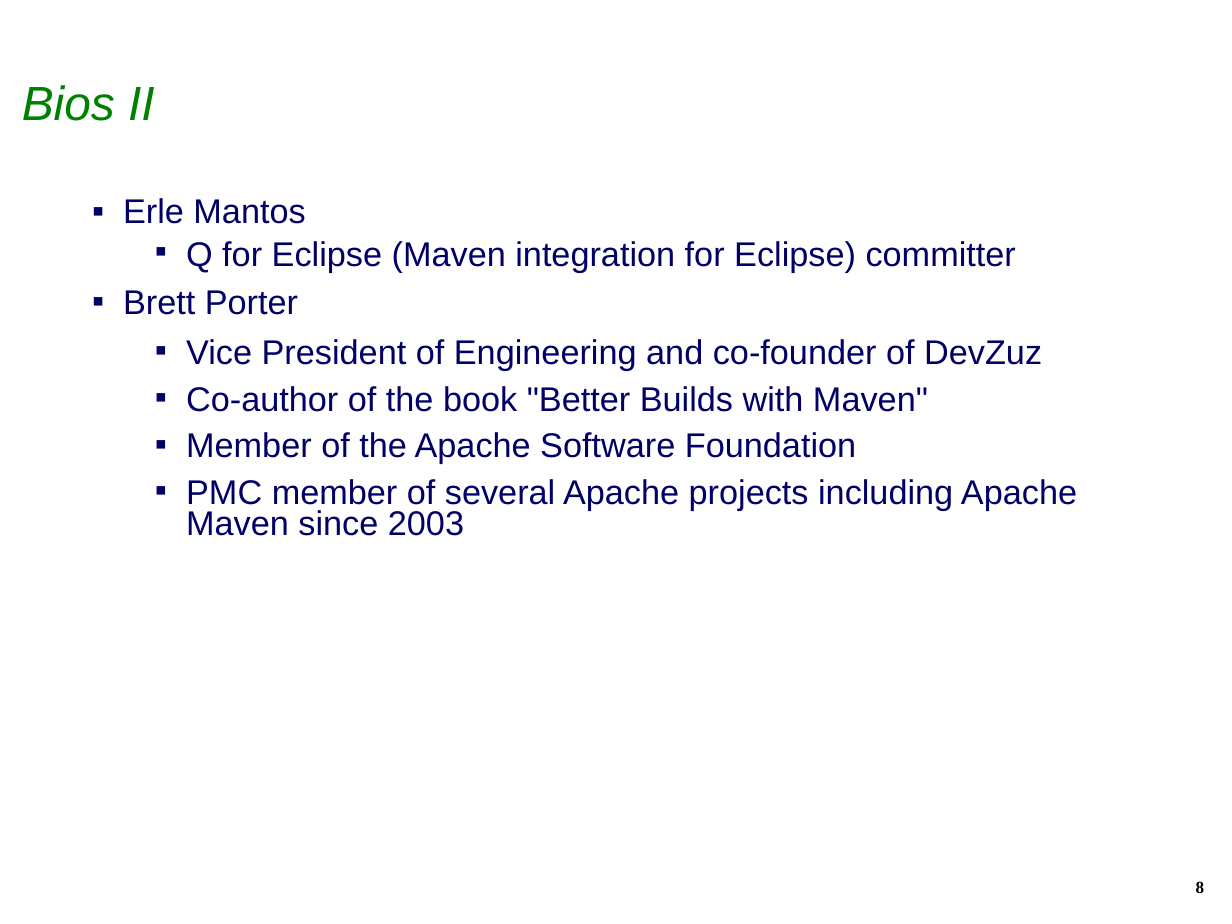
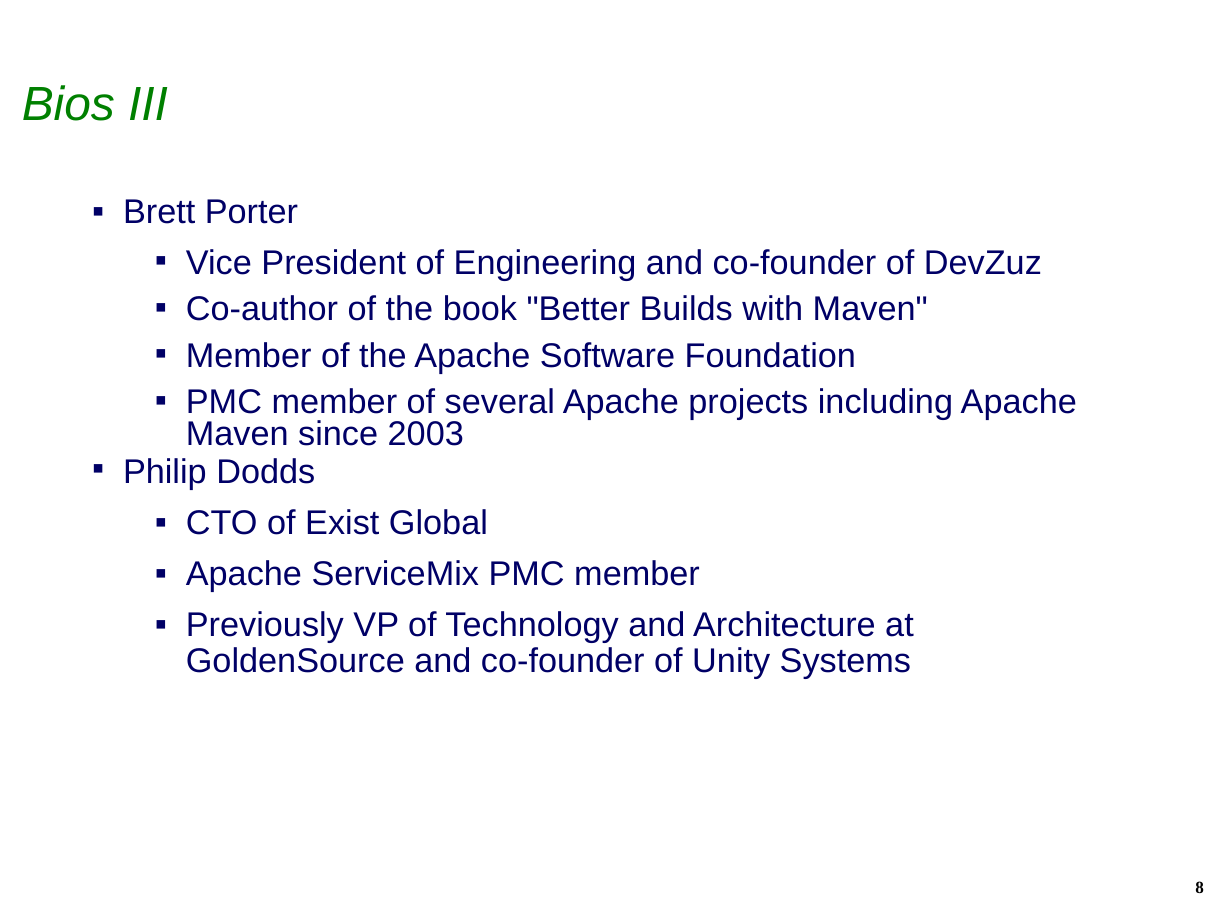
Before and after one commit to isabella232/q4e, a slide deck: slide 8 of docs/EclipseIAMCreationReview.ppt. Drawn at 1232x924 pixels with LibreOffice and Linux fonts; fonts in the diff are those of the drawing; background and template pictures are left out. Boxes give left, top, right and bottom in pixels: in the first picture for what was removed or moved away, otherwise in the second. Text is boxed around its words. In the diff, an @@ line names an element or a change of style, - is before the commit and + after.

```diff
--- a/docs/EclipseIAMCreationReview.ppt
+++ b/docs/EclipseIAMCreationReview.ppt
@@ title at <box>22,85,168,121</box>: text changed @@
-Bios II
+Bios III
@@ text at <box>123,198,1016,273</box>: paragraphs removed @@
-▪ Erle Mantos
-  ▪ Q for Eclipse (Maven integration for Eclipse) committer
@@ text at <box>123,458,914,679</box>: paragraphs added @@
+▪ Philip Dodds
+  ▪ CTO of Exist Global
+  ▪ Apache ServiceMix PMC member
+  ▪ Previously VP of Technology and Architecture at GoldenSource and co-founder of Unity Systems
```
Also in this commit, not shown: 7 other slides changed, 1 slide added, 3 slides removed.
